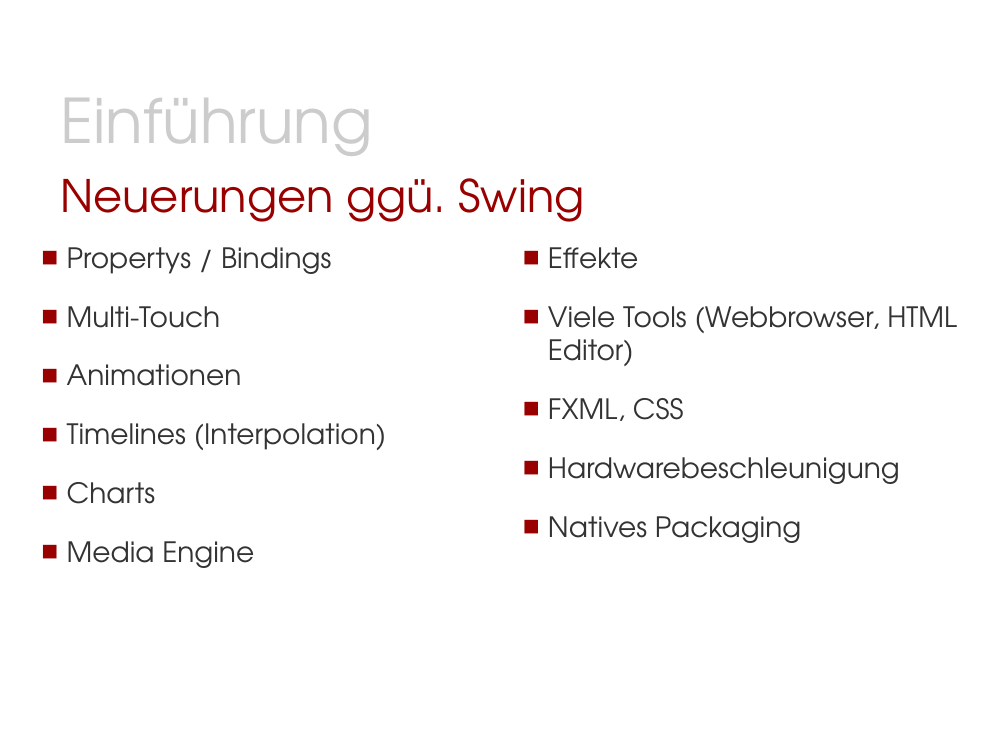
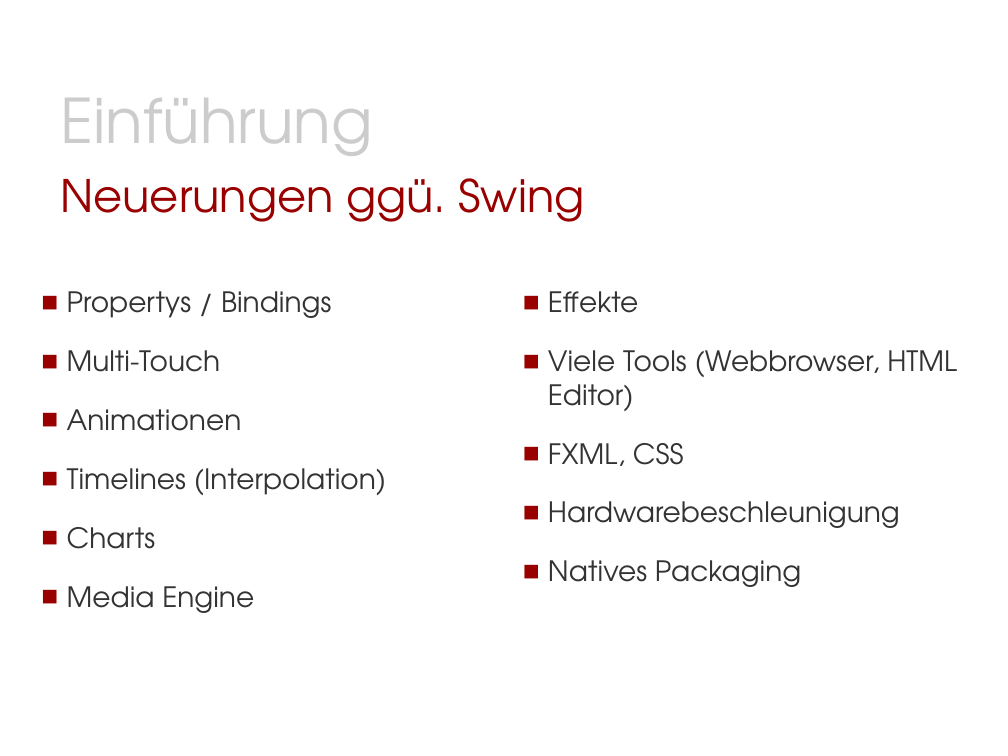
Before and after one commit to Morkunas/jfxusergroup, a slide deck: slide 5 of JavaFX-UserGroup.pptx. Drawn at 1008x756 pixels with LibreOffice and Linux fonts; fonts in the diff are those of the drawing; background and template pictures are left out. Boxes give left, top, right and bottom in pixels: in the first picture for what was removed or moved away, otherwise in the second. Text is boxed around its words. In the diff, an @@ line names an element or a change of style, - is before the commit and + after.

```diff
--- a/JavaFX-UserGroup.pptx
+++ b/JavaFX-UserGroup.pptx
@@ text "Propertys / Bindings": place and size @@
-text "Propertys / Bindings" at box(67, 247, 386, 568)
+text "Propertys / Bindings" at box(67, 291, 386, 613)
@@ text "Effekte": place and size @@
-text "Effekte" at box(548, 247, 957, 543)
+text "Effekte" at box(548, 291, 957, 587)
```
Also in this commit, not shown: 2 other slides changed, 1 slide added, 1 slide removed.
